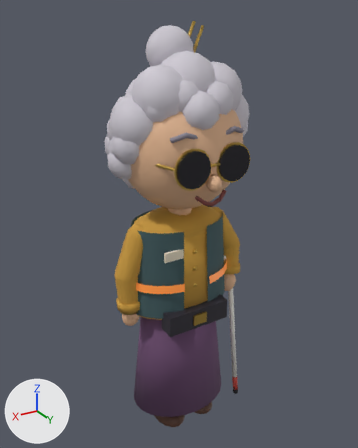
A saved change to the FBX model MudancaAssombrada/Assets/Art/Characters/Cida/SK_CHR_Cida.fbx.
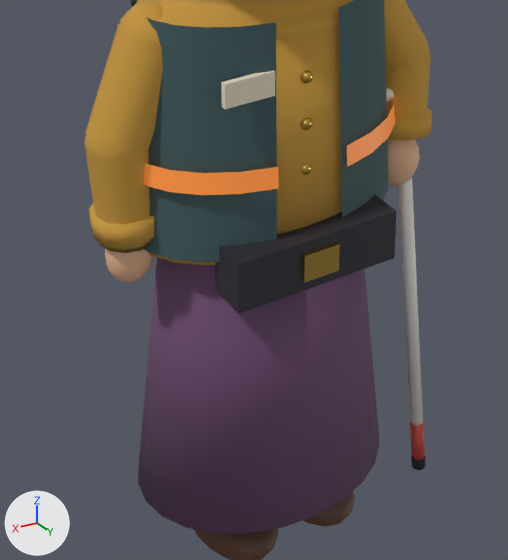
There are two pictures of each version: one whole from a 50 mm lens placed at (0.827, 1.385, 1.517), pointed at (-0.071, -0.111, 0.769), one close up on the part from 23% to 75% of the width and 50% to 95% of the height. Every picture has the same lights, and +X, +Y and +Z are marked at lower left. The older version's two pictures come first. Where no turn or scale is listed for an object, it has been applied to the vertices. Vertices at exactly the same position are counted once.

Names of what the first close-up shows: 'SK_CHR_Cida', 'SM_PRP_Bengala'.
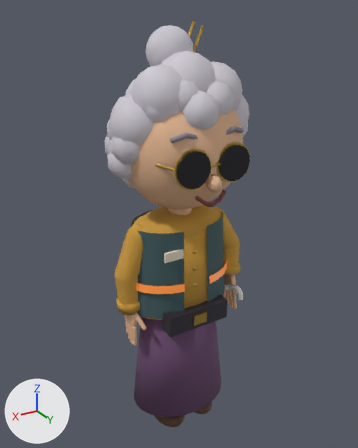
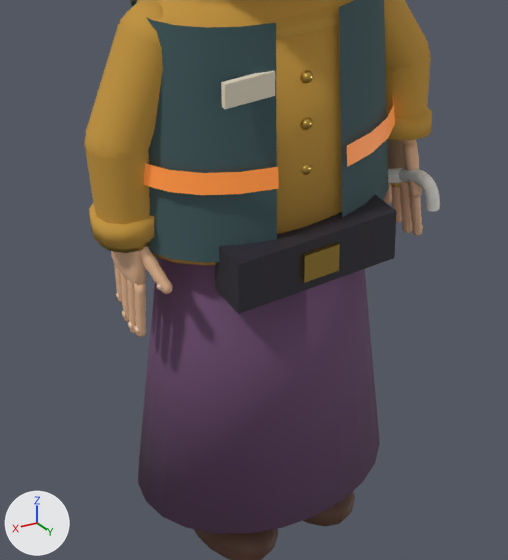
What the commit changed:
Material 'MAT_CHR_Cida_Unha' (mat_mat_chr_cida_unha) is new.
Its base color is (0.871, 0.61, 0.434) (beige #f0cdb0).
Its roughness is 0.4.
me_sm_prp_bengala is used by ob_sm_prp_bengala; parent ob_soc_hand_l; location (0.0, 0.0, 0.0).
me_sm_prp_bengala had 322 vertices, 296 faces and spanned x -0.054..0.054, y -0.036..0.01, z -0.576..0.095.
me_sm_prp_bengala now has 340 vertices, 296 faces and spans x -0.033..-0.006, y -0.106..0.549, z -0.355..-0.007.
me_sm_prp_bengala part 1: the loose piece of 20 vertices spanning x 0.026..0.052, y -0.034..-0.011, z -0.556..-0.487 is multiplied about its middle by the matrix ((-0.476, 0.873, -0.059), (-0.363, -0.258, -0.891), (-0.796, -0.404, 0.441)), then moved by (-0.062, 0.519, 0.202).
me_sm_prp_bengala part 2: the loose piece of 20 vertices spanning x 0.031..0.054, y -0.036..-0.013, z -0.576..-0.554 is multiplied about its middle by the matrix ((-0.478, 0.877, -0.059), (-0.364, -0.259, -0.895), (-0.8, -0.406, 0.443)), then moved by (-0.065, 0.559, 0.224).
me_sm_prp_bengala part 3: a new loose piece of 20 vertices spanning x -0.026..-0.006, y -0.055..-0.027, z -0.04..-0.012, in mat_mat_chr_cida_bengala (white #edebe4).
me_sm_prp_bengala part 4: a new loose piece of 20 vertices spanning x -0.025..-0.006, y -0.07..-0.048, z -0.031..-0.007, in mat_mat_chr_cida_bengala (white #edebe4).
me_sm_prp_bengala part 5: a new loose piece of 20 vertices spanning x -0.025..-0.006, y -0.081..-0.067, z -0.027..-0.007, in mat_mat_chr_cida_bengala (white #edebe4).
me_sm_prp_bengala part 6: a new loose piece of 20 vertices spanning x -0.026..-0.006, y -0.094..-0.075, z -0.032..-0.009, in mat_mat_chr_cida_bengala (white #edebe4).
me_sm_prp_bengala part 7: a new loose piece of 20 vertices spanning x -0.026..-0.006, y -0.103..-0.08, z -0.038..-0.019, in mat_mat_chr_cida_bengala (white #edebe4).
me_sm_prp_bengala part 8: a new loose piece of 20 vertices spanning x -0.027..-0.006, y -0.106..-0.085, z -0.051..-0.033, in mat_mat_chr_cida_bengala (white #edebe4).
me_sm_prp_bengala part 9: a new loose piece of 20 vertices spanning x -0.032..-0.007, y -0.036..0.472, z -0.313..-0.022, in mat_mat_chr_cida_bengala (white #edebe4).
me_sm_prp_bengala part 10: the loose piece of 230 vertices spanning x -0.054..0.009, y -0.01..0.01, z 0.031..0.095 is deleted.
me_sm_prp_bengala part 11: 20 vertices removed from x -0.01..0.047, y -0.031..0.01, z -0.489..0.033.
Other edits to the shape of me_sm_prp_bengala do not show in these pictures.
me_sk_chr_cida is used by ob_sk_chr_cida; location (0.0, 0.0, 0.0).
me_sk_chr_cida had 2370 vertices, 2312 faces and spanned x -0.262..0.249, y -0.173..0.242, z -0.005..1.326.
me_sk_chr_cida now has 3630 vertices, 3684 faces and spans x -0.262..0.249, y -0.173..0.242, z -0.005..1.326.
me_sk_chr_cida part 12: 86 vertices removed from x -0.236..-0.168, y 0.011..0.063, z 0.512..0.596; 726 vertices added at x -0.222..-0.18, y -0.007..0.109, z 0.436..0.599.
me_sk_chr_cida part 13: 86 vertices removed from x 0.164..0.232, y -0.026..0.026, z 0.471..0.555; 628 vertices added at x 0.171..0.212, y -0.04..0.075, z 0.395..0.559.
Other edits to the shape of me_sk_chr_cida do not show in these pictures.
me_sk_chr_cida gains material mat_mat_chr_cida_unha (beige #f0cdb0).

Changed parts and their boxes [x1, y1, x2, y2] in the close-ups (508 x 560 px; the box of a moved part takes in the faces that stretch with it):
'SM_PRP_Bengala', reshaped: before [386, 88, 426, 470]; after [388, 168, 440, 212]
part 1 of me_sm_prp_bengala, moved or reshaped (not visible afterwards): before [410, 422, 425, 460]
part 2 of me_sm_prp_bengala, moved or reshaped (not visible afterwards): before [411, 455, 426, 470]
part 3 of me_sm_prp_bengala, added: after [399, 168, 409, 182]
part 4 of me_sm_prp_bengala, added: after [408, 169, 423, 184]
part 5 of me_sm_prp_bengala, added: after [415, 172, 430, 187]
part 6 of me_sm_prp_bengala, added: after [421, 178, 437, 191]
part 7 of me_sm_prp_bengala, added: after [424, 187, 439, 199]
part 8 of me_sm_prp_bengala, added: after [425, 198, 440, 212]
part 9 of me_sm_prp_bengala, added: after [388, 168, 402, 183]
part 10 of me_sm_prp_bengala, deleted (mostly hidden): before [386, 88, 394, 101]
part 11 of me_sm_prp_bengala, deleted: before [398, 178, 423, 425]
part 12 of me_sk_chr_cida, built on: before [387, 139, 420, 186]; after [383, 139, 423, 236]
part 13 of me_sk_chr_cida, built on: before [105, 248, 154, 283]; after [111, 247, 173, 337]
